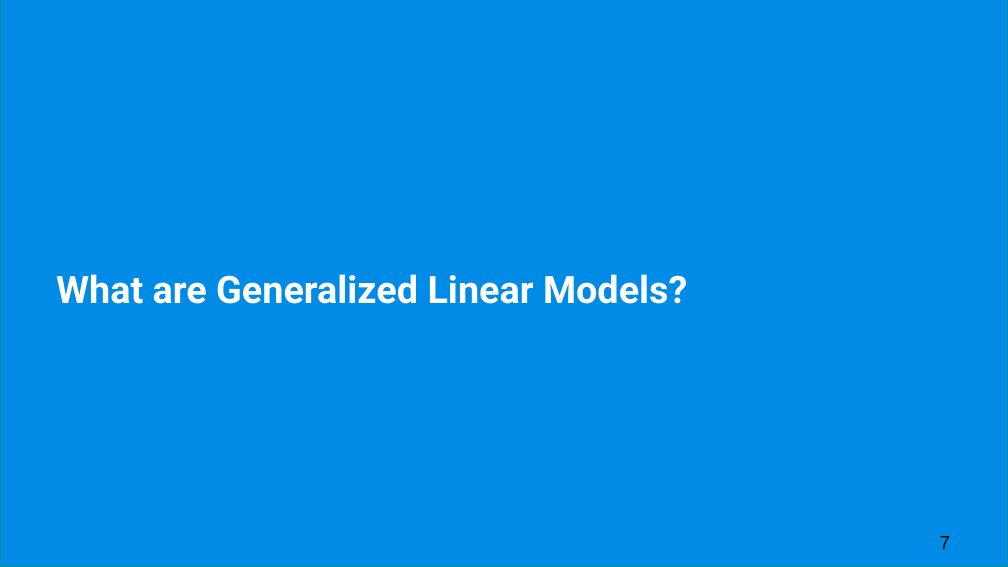
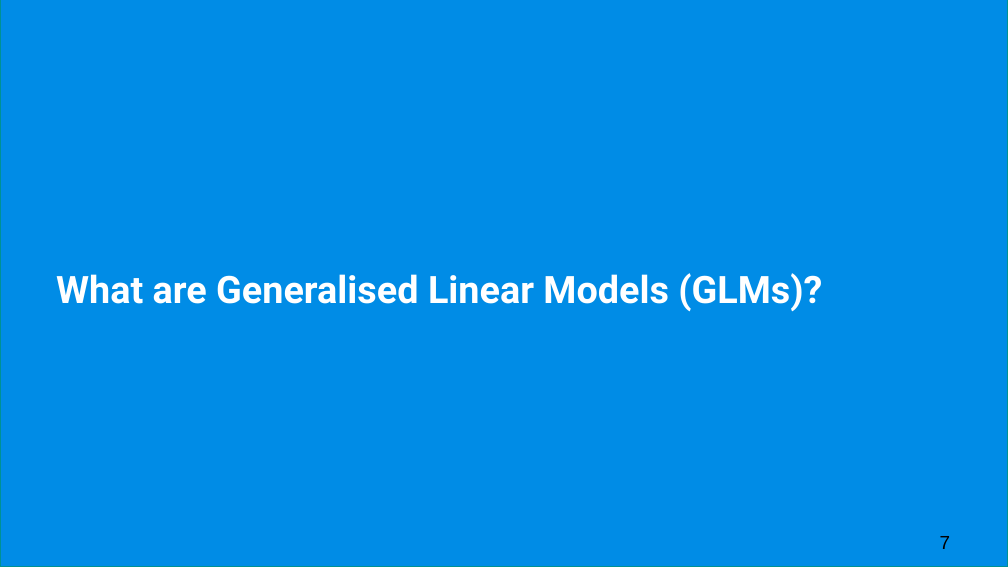
Before and after one commit to UCLPG-MSC-SGDS/GEOG0125, a slide deck: slide 7 of Lecture_notes_ppt/GEOG0125 Week 2 Lecture - Bayesian GLMs.pptx. Drawn at 1008x567 pixels with LibreOffice and Linux fonts; fonts in the diff are those of the drawing. Boxes give left, top, right and bottom in pixels: in the first picture for what was removed or moved away, otherwise in the second. Text is boxed around its words. In the diff, an @@ line names an element or a change of style, - is before the commit and + after.

```diff
--- a/Lecture_notes_ppt/GEOG0125 Week 2 Lecture - Bayesian GLMs.pptx
+++ b/Lecture_notes_ppt/GEOG0125 Week 2 Lecture - Bayesian GLMs.pptx
@@ title at box(56, 273, 822, 312): text changed @@
-What are Generalized Linear Models?
+What are Generalised Linear Models (GLMs)?
```
Also in this commit, not shown: 16 other slides changed, 1 slide added, 7 other files.
